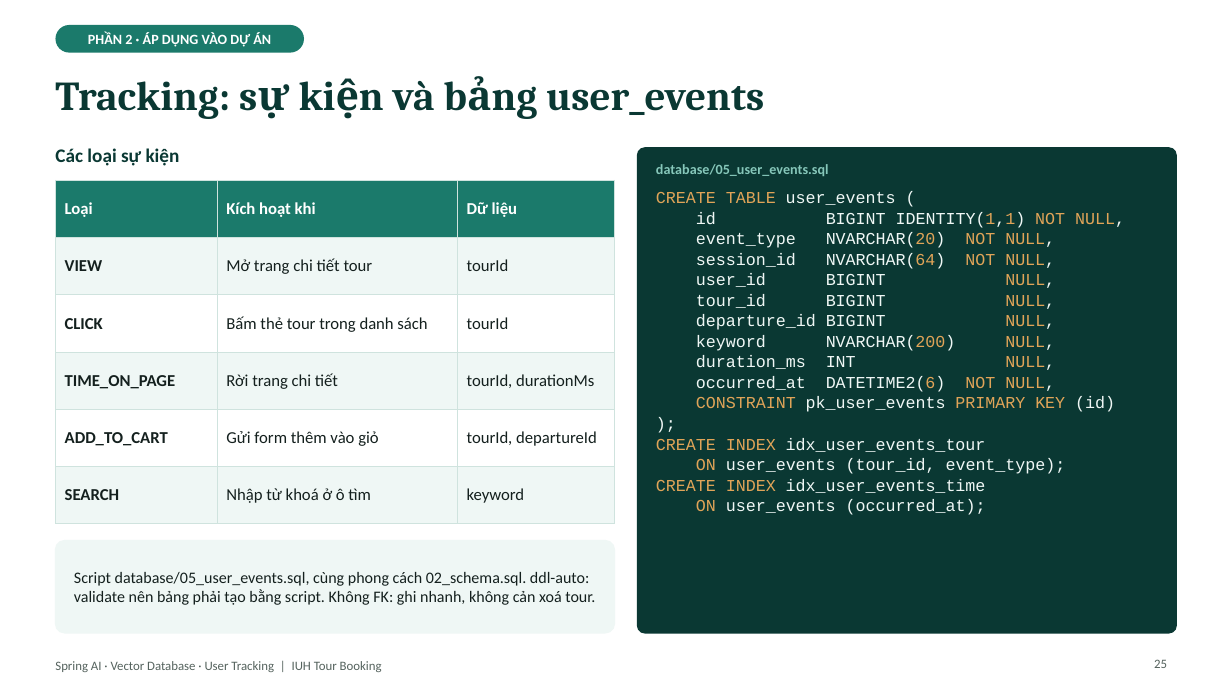
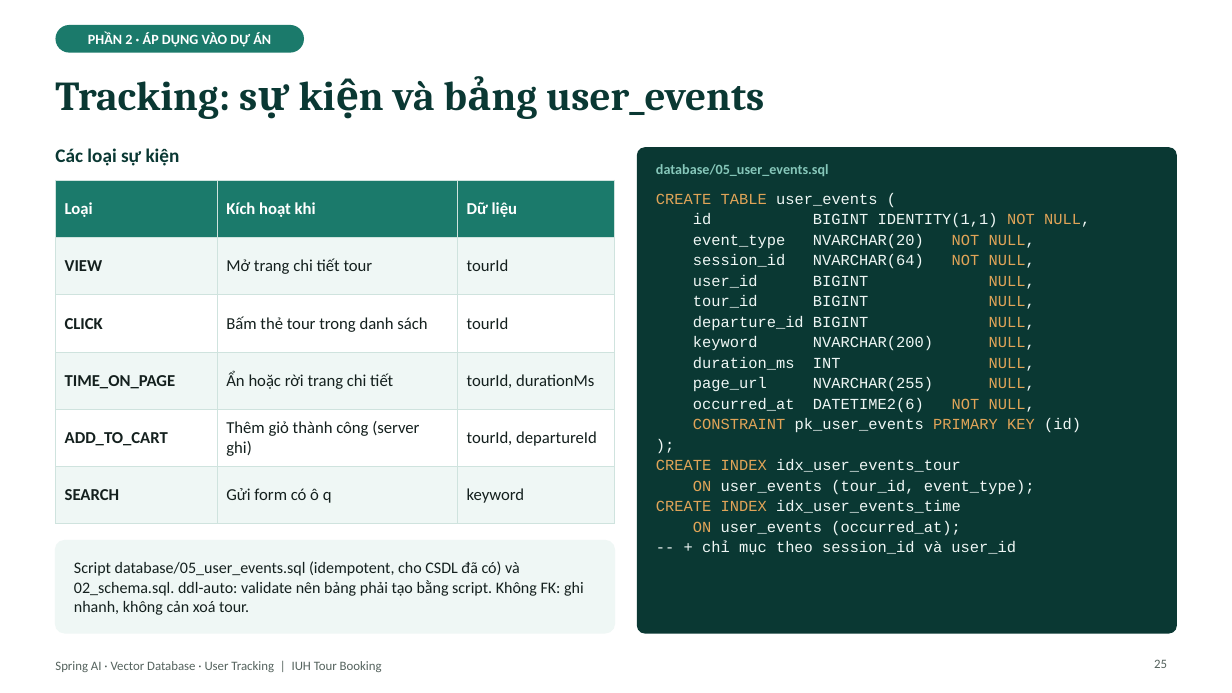
Before and after one commit to kanele05/project_www, a slide deck: slide 25 of docs/presentation/SpringAI_VectorDB_UserTracking.pptx. Drawn at 1232x693 pixels with LibreOffice and Linux fonts; fonts in the diff are those of the drawing. Boxes give left, top, right and bottom in pixels: in the first picture for what was removed or moved away, otherwise in the second. Text is boxed around its words. In the diff, an @@ line names an element or a change of style, - is before the commit and + after.

```diff
--- a/docs/presentation/SpringAI_VectorDB_UserTracking.pptx
+++ b/docs/presentation/SpringAI_VectorDB_UserTracking.pptx
@@ table at [55,180,615,507] @@
-row 4, column 2: Rời trang chi tiết
+row 4, column 2: Ẩn hoặc rời trang chi tiết
-row 5, column 2: Gửi form thêm vào giỏ
+row 5, column 2: Thêm giỏ thành công (server ghi)
-row 6, column 2: Nhập từ khoá ở ô tìm
+row 6, column 2: Gửi form có ô q
@@ text at [656,193,1090,536]: size 13 to 12 pt in "CREATE TABLE user_events (", "id BIGINT IDENTITY(1,1) NOT NULL,", "event_type NVARCHAR(20) NOT NULL,", "session_id NVARCHAR(64) NOT NULL," and 12 more places; text colour #E0A458 to #EFF7F5 in "IDENTITY(1,1)", "NVARCHAR(20)", "NVARCHAR(64)", "NVARCHAR(200)" and 1 more places @@
@@ text at [693,377,1035,392]: paragraph added @@
+page_url NVARCHAR(255) NULL,
@@ text at [74,561,584,615]: text changed @@
-Script database/05_user_events.sql, cùng phong cách 02_schema.sql. ddl-auto: validate nên bảng phải tạo bằng script. Không FK: ghi nhanh, không cản xoá tour.
+Script database/05_user_events.sql (idempotent, cho CSDL đã có) và 02_schema.sql. ddl-auto: validate nên bảng phải tạo bằng script. Không FK: ghi nhanh, không cản xoá tour.
@@ text at [702,541,1016,555]: paragraph added @@
+-- + chỉ mục theo session_id và user_id
```
Also in this commit, not shown: 20 other slides changed, 3 other files.
